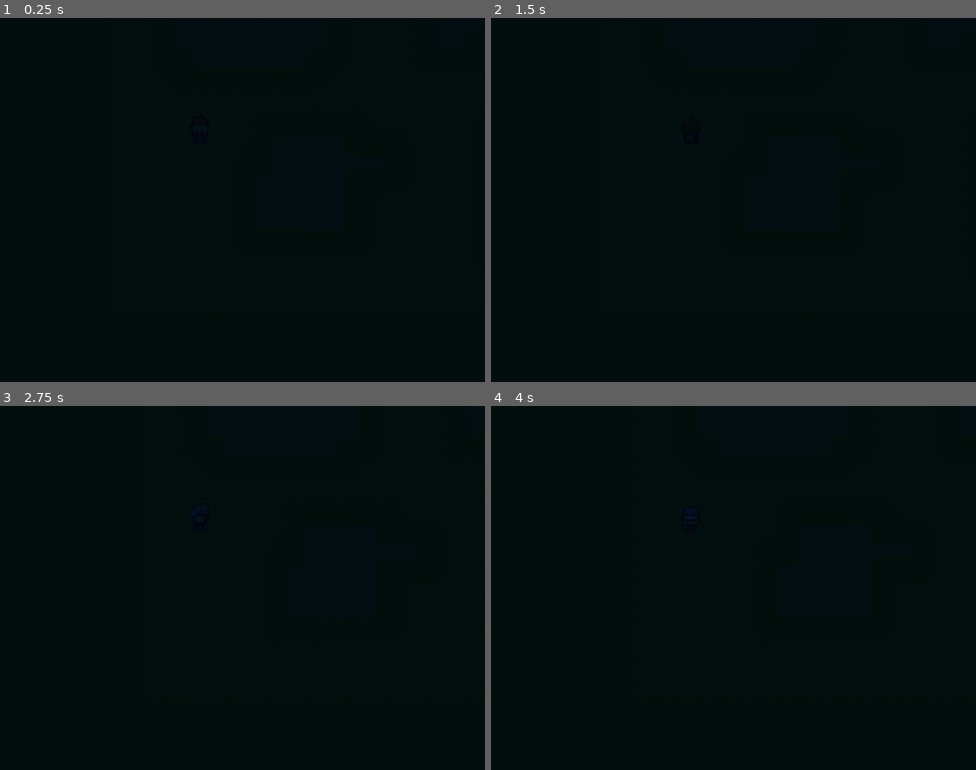
Above: before the commit, frames 1-4 (two rows, left to right).
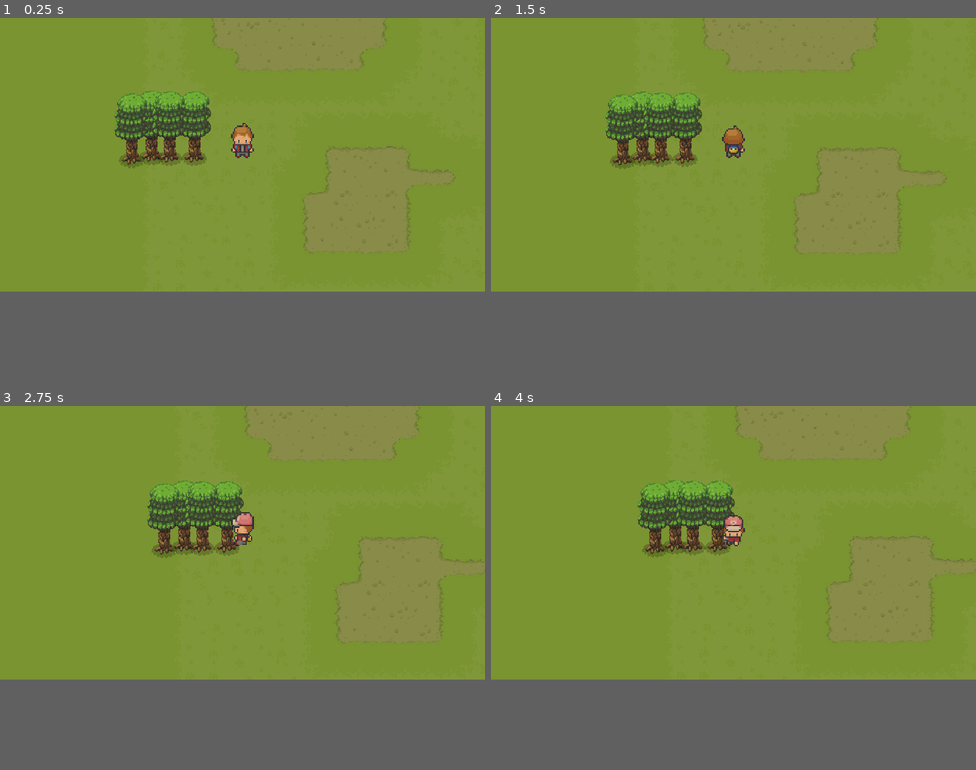
Above: after the commit, the same moments.

Repository: marsskom/blind-solitude
Game: Godot game, scene res://Scene/World/Village/Village.tscn
Two runs of this game, one before a commit and one after it. Both use one fixed random seed, a clock stepped at 60 frames per second and the inputs below.
Inputs (mouse positions are in pixels of both pictures, inside the frame that each line leads up to):
- Up to frame 1 (0.25 s): no input
- Up to frame 2 (1.5 s): tap Enter at 0.5 s; move the mouse to (709, 272) at 0.52 s; hold Up (ui_up) 0.53-1.25 s; tap E (interaction) at 0.6 s; click (709, 272) at 0.67 s; tap Space (ui_select) at 0.77 s; drag from (879, 254) to (709, 272) at 1.27 s
- Up to frame 3 (2.75 s): tap Space (ui_select) at 2 s; move the mouse to (97, 533) at 2.02 s; hold Left (ui_left) from 2.03 s (still down); tap Ctrl at 2.1 s
- Up to frame 4 (4 s): release Left (ui_left) at 2.75 s; drag from (757, 588) to (588, 533) at 2.77 s; move the mouse to (660, 497) at 3.52 s; hold Down (ui_down) from 3.53 s (still down); tap E (interaction) at 3.6 s; tap Space (ui_select) at 3.77 s
In our replay, the window is 800x600 before the commit and 800x451 after it. These sizes can differ from the game's own. Grey fills any space a smaller window leaves; there, only what the larger window draws over its background counts as a difference.

The runs differ from the first frame. In frame 1, 75% of the frame differs, in the area x 0-100%, y 0-76%; in frame 2, 75%; in frame 3, 75%; in frame 4, 75%.

Commit message:
feat(basics): add tree, add collision hurtbox, set right window size

Diff:
--- /dev/null
+++ b/Scene/Characters/Areas/Hurtbox.tscn
@@ -0,0 +1,7 @@
+[gd_scene format=2]
+
+[node name="Hurtbox" type="Area2D"]
+collision_layer = 0
+collision_mask = 0
+
+[node name="CollisionShape2D" type="CollisionShape2D" parent="."]
--- a/Scene/Characters/Player/Player.tscn
+++ b/Scene/Characters/Player/Player.tscn
@@ -7,6 +7,7 @@
 [ext_resource path="res://Classes/Foundation/States/BlockedStates/AnimationBlockedState.gd" type="Script" id=5]
 [ext_resource path="res://Scene/Stuff/Clothes/Hats/PinkSnapBack.tscn" type="PackedScene" id=6]
 [ext_resource path="res://Classes/Characters/Accessories.gd" type="Script" id=7]
+[ext_resource path="res://Scene/Characters/Areas/Hurtbox.tscn" type="PackedScene" id=8]
 
 [sub_resource type="CapsuleShape2D" id=25]
 radius = 6.0
@@ -389,6 +390,9 @@
 start_node = "Idle"
 
 [sub_resource type="AnimationNodeStateMachinePlayback" id=24]
+
+[sub_resource type="CapsuleShape2D" id=50]
+radius = 9.0
 
 [node name="Player" type="KinematicBody2D"]
 script = ExtResource( 2 )
@@ -434,6 +438,13 @@
 parameters/Move/blend_position = Vector2( 0, 0 )
 parameters/PickUp/blend_position = Vector2( 0, 0 )
 
+[node name="Hurtbox" parent="." instance=ExtResource( 8 )]
+collision_layer = 4
+
+[node name="CollisionShape2D" parent="Hurtbox" index="0"]
+position = Vector2( 1, -16 )
+shape = SubResource( 50 )
+
 [node name="States" type="Node" parent="."]
 script = ExtResource( 4 )
 
@@ -462,3 +473,5 @@
 
 [node name="PinkSnapBack" parent="Accessories" instance=ExtResource( 6 )]
 visible = false
+
+[editable path="Hurtbox"]
--- /dev/null
+++ b/Scene/World/Bioms/Green/Trees/HighGreenTree.gd
@@ -0,0 +1,10 @@
+extends KinematicBody2D
+
+onready var animated_sprite: AnimatedSprite = $AnimatedSprite
+
+func _on_TransparentArea_area_entered(_area):
+	animated_sprite.modulate.a = 0.4
+
+
+func _on_TransparentArea_area_exited(_area):
+	animated_sprite.modulate.a = 1
--- /dev/null
+++ b/Scene/World/Bioms/Green/Trees/HighGreenTree.tscn
@@ -0,0 +1,86 @@
+[gd_scene load_steps=16 format=2]
+
+[ext_resource path="res://assets/Bioms/Green/tree1A.png" type="Texture" id=1]
+[ext_resource path="res://Scene/World/Bioms/Green/Trees/HighGreenTree.gd" type="Script" id=2]
+
+[sub_resource type="AtlasTexture" id=1]
+atlas = ExtResource( 1 )
+region = Rect2( 0, 0, 64, 128 )
+
+[sub_resource type="AtlasTexture" id=2]
+atlas = ExtResource( 1 )
+region = Rect2( 64, 0, 64, 128 )
+
+[sub_resource type="AtlasTexture" id=3]
+atlas = ExtResource( 1 )
+region = Rect2( 128, 0, 64, 128 )
+
+[sub_resource type="AtlasTexture" id=4]
+atlas = ExtResource( 1 )
+region = Rect2( 192, 0, 64, 128 )
+
+[sub_resource type="AtlasTexture" id=5]
+atlas = ExtResource( 1 )
+region = Rect2( 256, 0, 64, 128 )
+
+[sub_resource type="AtlasTexture" id=6]
+atlas = ExtResource( 1 )
+region = Rect2( 320, 0, 64, 128 )
+
+[sub_resource type="AtlasTexture" id=7]
+atlas = ExtResource( 1 )
+region = Rect2( 384, 0, 64, 128 )
+
+[sub_resource type="AtlasTexture" id=8]
+atlas = ExtResource( 1 )
+region = Rect2( 448, 0, 64, 128 )
+
+[sub_resource type="AtlasTexture" id=9]
+atlas = ExtResource( 1 )
+region = Rect2( 512, 0, 64, 128 )
+
+[sub_resource type="AtlasTexture" id=10]
+atlas = ExtResource( 1 )
+region = Rect2( 576, 0, 64, 128 )
+
+[sub_resource type="SpriteFrames" id=11]
+animations = [ {
+"frames": [ SubResource( 1 ), SubResource( 2 ), SubResource( 3 ), SubResource( 4 ), SubResource( 5 ), SubResource( 6 ), SubResource( 7 ), SubResource( 8 ), SubResource( 9 ), SubResource( 10 ) ],
+"loop": true,
+"name": "Animate",
+"speed": 5.0
+} ]
+
+[sub_resource type="CapsuleShape2D" id=12]
+radius = 6.0
+height = 14.0
+
+[sub_resource type="CapsuleShape2D" id=13]
+radius = 19.0
+height = 10.0
+
+[node name="HighGreenTree" type="KinematicBody2D"]
+script = ExtResource( 2 )
+
+[node name="AnimatedSprite" type="AnimatedSprite" parent="."]
+position = Vector2( 0, 1 )
+frames = SubResource( 11 )
+animation = "Animate"
+frame = 7
+playing = true
+offset = Vector2( 0, -51 )
+
+[node name="CollisionShape2D" type="CollisionShape2D" parent="."]
+rotation = -1.5708
+shape = SubResource( 12 )
+
+[node name="TransparentArea" type="Area2D" parent="."]
+collision_layer = 64
+collision_mask = 4
+
+[node name="CollisionShape2D" type="CollisionShape2D" parent="TransparentArea"]
+position = Vector2( 0, -55 )
+shape = SubResource( 13 )
+
+[connection signal="area_entered" from="TransparentArea" to="." method="_on_TransparentArea_area_entered"]
+[connection signal="area_exited" from="TransparentArea" to="." method="_on_TransparentArea_area_exited"]
--- a/Scene/World/Village/Village.tscn
+++ b/Scene/World/Village/Village.tscn
@@ -6,6 +6,7 @@
 [ext_resource path="res://Scene/World/Bioms/Green/Background.tscn" type="PackedScene" id=4]
 [ext_resource path="res://Scene/World/Bioms/Green/Water.tscn" type="PackedScene" id=5]
 [ext_resource path="res://Scene/World/Weather/Weather.tscn" type="PackedScene" id=6]
+[ext_resource path="res://Scene/World/Bioms/Green/Trees/HighGreenTree.tscn" type="PackedScene" id=7]
 
 [node name="Village" type="Node2D"]
 
@@ -15,7 +16,6 @@
 region_rect = Rect2( 493.12, 0, 1529.89, 1012.53 )
 
 [node name="Camera2D" parent="." instance=ExtResource( 3 )]
-position = Vector2( 68, 91 )
 current = true
 zoom = Vector2( 1.2, 1.2 )
 
@@ -37,7 +37,18 @@
 [node name="Player" parent="YSort" instance=ExtResource( 1 )]
 
 [node name="RemoteTransform2D" type="RemoteTransform2D" parent="YSort/Player"]
-position = Vector2( 68, 91 )
 remote_path = NodePath("../../../Camera2D")
 
+[node name="HighGreenTree" parent="YSort" instance=ExtResource( 7 )]
+position = Vector2( -68, 2 )
+
+[node name="HighGreenTree2" parent="YSort" instance=ExtResource( 7 )]
+position = Vector2( -103, 2 )
+
+[node name="HighGreenTree3" parent="YSort" instance=ExtResource( 7 )]
+position = Vector2( -128, 1 )
+
+[node name="HighGreenTree4" parent="YSort" instance=ExtResource( 7 )]
+position = Vector2( -156, 5 )
+
 [editable path="Camera2D"]
--- a/Scene/World/Weather/Components/DayNightCycle.gd
+++ b/Scene/World/Weather/Components/DayNightCycle.gd
@@ -5,5 +5,5 @@
 func _process(delta):
 	var dict = TimeSystem.formed_datetime(OS.get_ticks_msec())
 
-	animation_player.play("DayNightCycle")
-	animation_player.seek(dict.hours as float)
+#	animation_player.play("DayNightCycle")
+#	animation_player.seek(dict.hours as float)
--- a/project.godot
+++ b/project.godot
@@ -99,10 +99,10 @@
 
 [display]
 
-window/size/width=640
-window/size/height=480
-window/size/test_width=1920
-window/size/test_height=1080
+window/size/width=568
+window/size/height=320
+window/size/test_width=2272
+window/size/test_height=1280
 window/stretch/mode="2d"
 
 [editor_plugins]
@@ -181,6 +181,7 @@
 2d_physics/layer_4="EnemyHurtbox"
 2d_physics/layer_5="Enemy"
 2d_physics/layer_6="SoftCollision"
+2d_physics/layer_7="StaticThingsLayer"
 
 [logging]
 
Not shown: 1 places in Scene/Characters/Player/Player.tscn that only renumber resources
Not shown: 1 places in Scene/World/Village/Village.tscn that only renumber resources
Binary file added: assets/Bioms/Green/tree1A.png
Not shown, added: assets/Bioms/Green/tree1A.png.import
